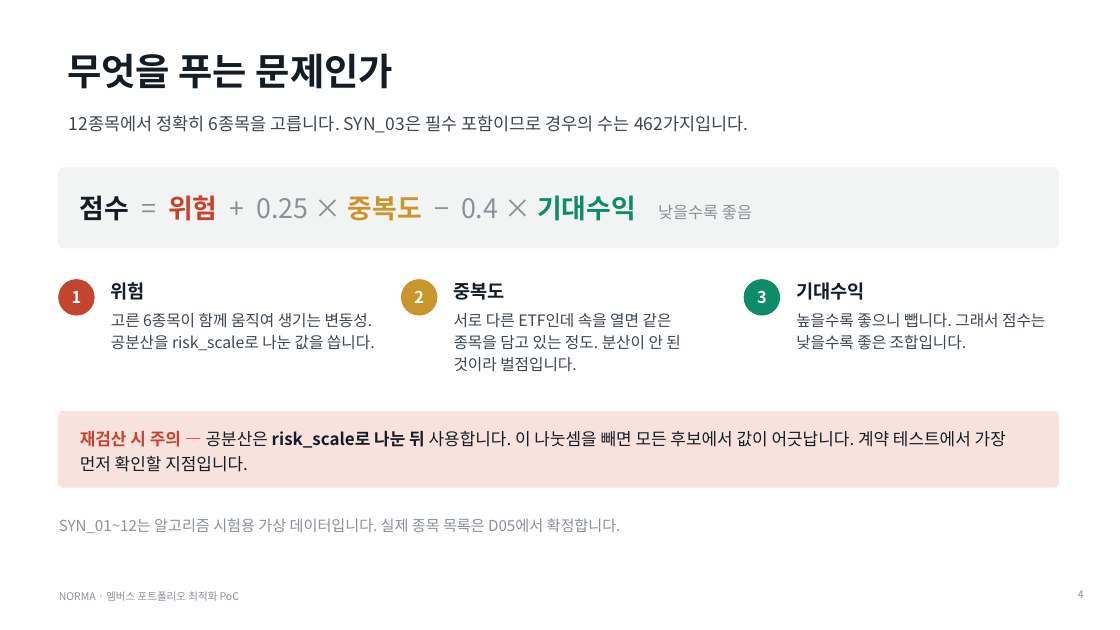
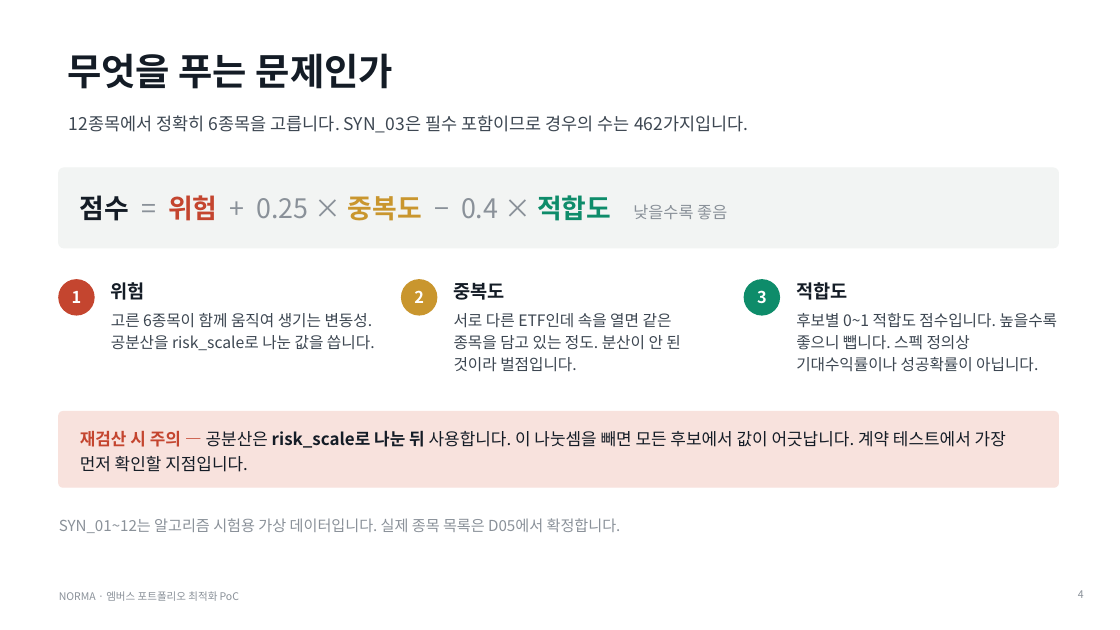
Before and after one commit to 202155570/norma-qaoa, a slide deck: slide 4 of docs/qaoa_partner_briefing.pptx. Drawn at 1120x630 pixels with LibreOffice and Linux fonts; fonts in the diff are those of the drawing. Boxes give left, top, right and bottom in pixels: in the first picture for what was removed or moved away, otherwise in the second. Text is boxed around its words. In the diff, an @@ line names an element or a change of style, - is before the commit and + after.

```diff
--- a/docs/qaoa_partner_briefing.pptx
+++ b/docs/qaoa_partner_briefing.pptx
@@ text at <box>80,195,727,221</box>: text changed @@
-점수 = 위험 + 0.25 × 중복도 − 0.4 × 기대수익 낮을수록 좋음
+점수 = 위험 + 0.25 × 중복도 − 0.4 × 적합도 낮을수록 좋음
@@ text at <box>796,282,847,300</box>: text changed @@
-기대수익
+적합도
@@ text at <box>796,313,1057,372</box>: text changed @@
-높을수록 좋으니 뺍니다. 그래서 점수는 낮을수록 좋은 조합입니다.
+후보별 0~1 적합도 점수입니다. 높을수록 좋으니 뺍니다. 스펙 정의상 기대수익률이나 성공확률이 아닙니다.
```
Also in this commit, not shown: 2 other slides changed, 2 other files.
